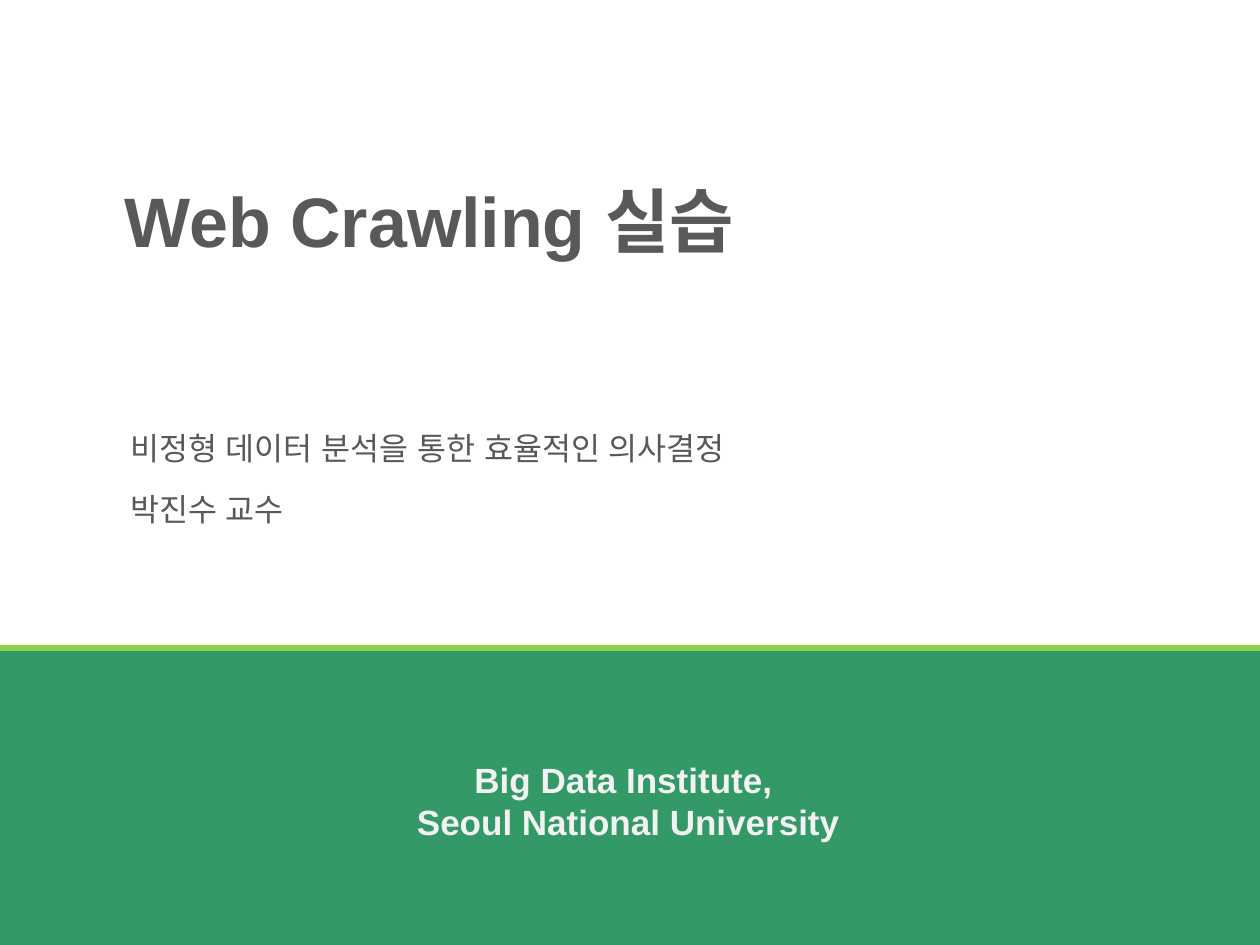
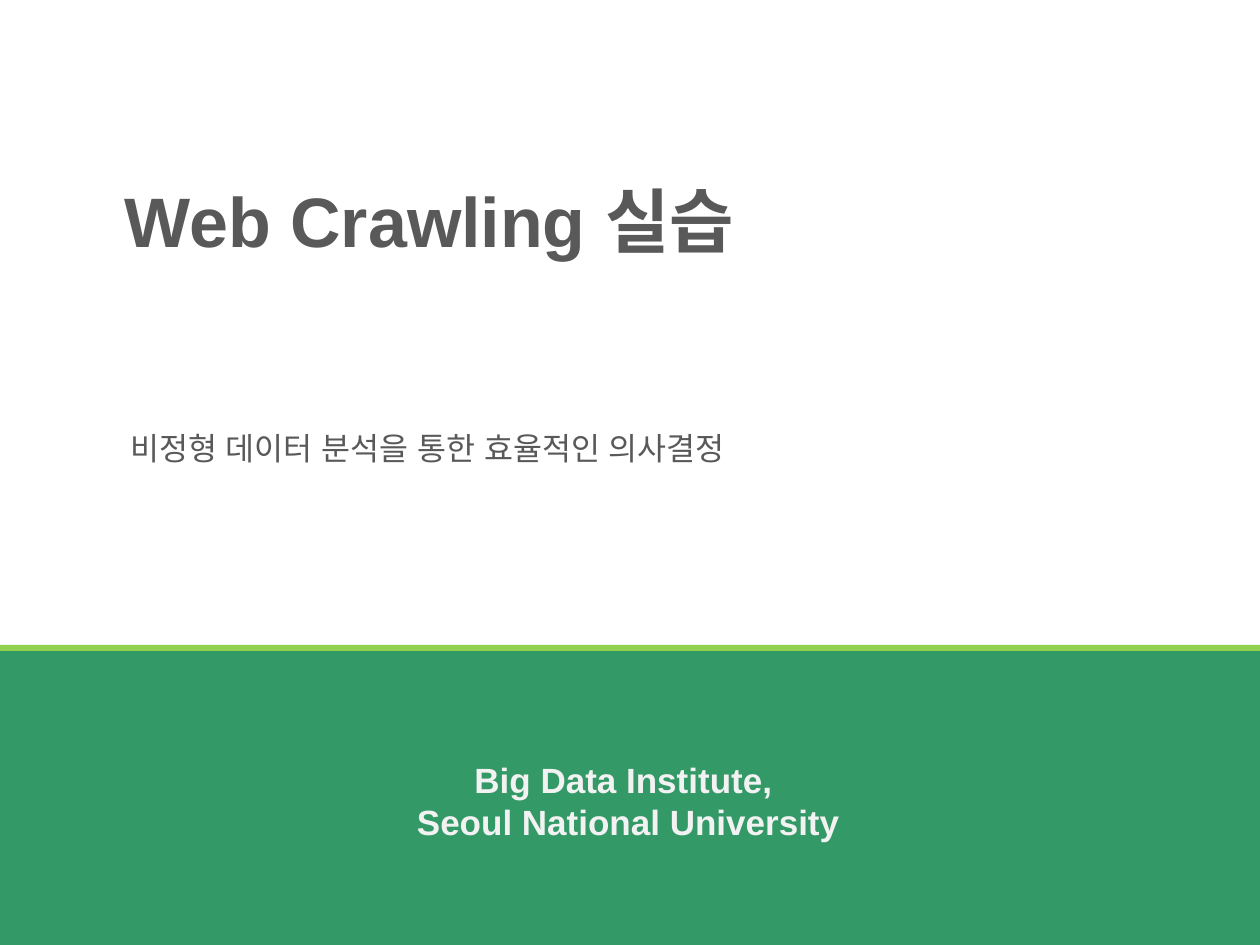
Before and after one commit to buomsoo-kim/Introduction-to-text-mining-with-Python, a slide deck: slide 1 of ppts/[Session1] Web Crawling 실습.pptx. Drawn at 1260x945 pixels with LibreOffice and Linux fonts; fonts in the diff are those of the drawing. Boxes give left, top, right and bottom in pixels: in the first picture for what was removed or moved away, otherwise in the second. Text is boxed around its words. In the diff, an @@ line names an element or a change of style, - is before the commit and + after.

```diff
--- a/ppts/[Session1] Web Crawling 실습.pptx
+++ b/ppts/[Session1] Web Crawling 실습.pptx
@@ text removed at [130, 495, 284, 524] @@
-박진수 교수
```
Also in this commit, not shown: 9 other files.
